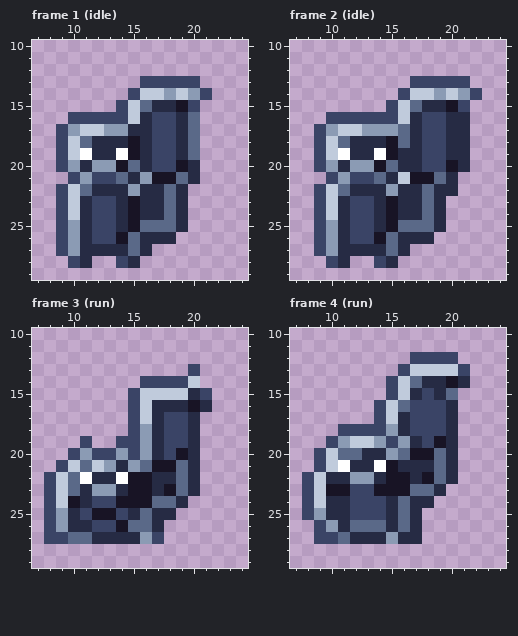
Pixel-art file -- art/minis/squirrel@62.aseprite. Above is the file before it was changed.
30x30 pixels, 6 frames. Shown: frame 1 (idle): x 7..24, y 10..29; frame 2 (idle): x 7..24, y 10..29; frame 3 (run): x 7..24, y 10..29; frame 4 (run): x 7..24, y 10..29. The commit also changed other frames, which this record leaves out.
Now the later version:
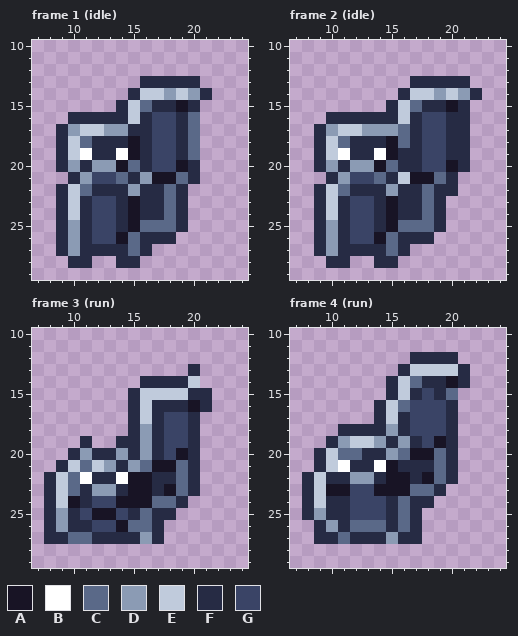
Palette (. is transparent): A #181425  B #ffffff  C #5a6988  D #8b9bb4  E #c0cbdc  F #262b44  G #3a4466
Diff:
Frame 1 (idle):
Colour G gives way to colour F in row 13 at x 16 to 20; in row 14 at x 15 and 21; in row 15 at x 14 and 20; in row 16 at x 10 to 14; in rows 17 to 20 at x 9; in row 21 at x 10.
Colour G gives way to colour F in rows 22 to 27 at x 9; in row 28 at x 10 and 14.
Frame 2 (idle):
Colour G gives way to colour F in row 13 at x 17 to 21; in row 14 at x 16 and 22; in row 15 at x 15 and 21; in row 16 at x 10 to 15; in rows 17 to 20 at x 9; in row 21 at x 10.
Colour G gives way to colour F in rows 22 to 27 at x 9; in row 28 at x 10 and 14.
Frame 3 (run):
Colour G gives way to colour F in row 13 at x 20; in row 14 at x 16 to 19; in row 15 at x 15 and 21; in rows 16 to 18 at x 15; in row 19 at x 11 and 14 to 15; in row 20 at x 10, 12 to 13 and 15.
Colour G gives way to colour F in row 21 at x 9; in rows 22 to 26 at x 8; in row 27 at x 8 to 9 and 17.
Frame 4 (run):
Colour G gives way to colour F in row 12 at x 17 to 20; in row 13 at x 16 and 21; in rows 14 to 15 at x 15; in rows 16 to 17 at x 14; in row 18 at x 11 to 14; in row 19 at x 10 and 15.
Colour G gives way to colour F in rows 20 to 21 at x 9; in rows 22 to 25 at x 8; in row 26 at x 9; in row 27 at x 9 to 10.
